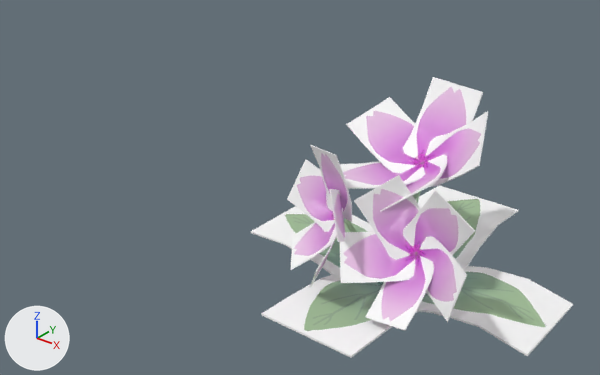
An edit to the FBX model Assets/02_Game/Model/hana_pink.fbx, drawn before and after from the same camera.
Rendered twice from a camera (50 mm lens) standing at (-0.0125, -0.0871, 0.0454) and looking at (-0.0638, -0.023, 0.0057). Lighting does not change. The marker at lower left points along +X, +Y and +Z. Where no turn or scale is listed for an object, it has been applied to the vertices.
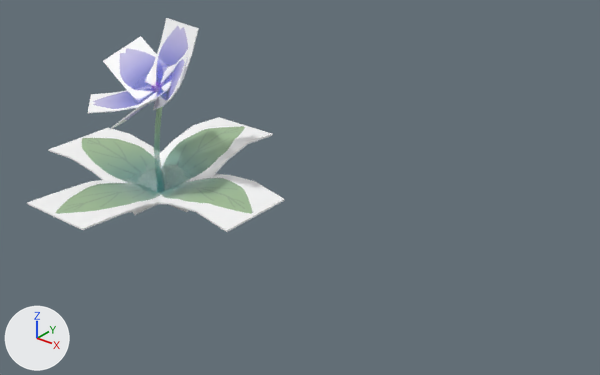
Changed parts and their boxes [x1, y1, x2, y2] in the pictures (600 x 375 px):
'pPlane39', moved: before [412, 266, 573, 356]; after [130, 174, 285, 232]
'pPlane48', moved: before [261, 275, 426, 358]; after [27, 178, 168, 230]
'pPlane46', moved: before [378, 185, 518, 316]; after [137, 117, 273, 212]
'pPlane47', moved: before [251, 204, 425, 295]; after [48, 128, 188, 215]
'pPlane45', recoloured, moved: before [346, 97, 443, 177]; after [103, 36, 176, 102]
'pPlane41', recoloured, moved: before [400, 77, 483, 167]; after [144, 18, 199, 93]
'pPlane44.001', deleted: before [340, 229, 416, 283]
'pPlane42', recoloured, moved: before [423, 111, 488, 187]; after [153, 44, 191, 110]
'pPlane45.001', deleted: before [354, 175, 432, 264]
'pPlane43.001', deleted: before [365, 254, 437, 331]
'pPlane44', recoloured, moved: before [340, 155, 428, 189]; after [87, 84, 157, 113]
'pPlane41.001', deleted: before [400, 190, 475, 270]
'pPlane42.001', deleted: before [414, 232, 467, 322]
'pPlane45.002', deleted: before [287, 159, 347, 236]
'pPlane44.002', deleted: before [290, 210, 337, 270]
'pPlane41.002', deleted: before [310, 145, 352, 222]
'pPlane43', recoloured, moved: before [380, 151, 448, 212]; after [109, 79, 174, 130]
'pPlane42.002', deleted: before [329, 189, 345, 242]
'pCylinder18', moved: before [403, 166, 428, 229]; after [154, 91, 164, 145]
'pSphere2', moved: before [413, 152, 433, 171]; after [152, 80, 166, 96]
'pPlane43.002', deleted: before [310, 208, 343, 288]
'pSphere2.001', deleted: before [409, 243, 426, 261]
'pCylinder18.002', deleted: before [342, 217, 357, 232]
'pCylinder18.001', deleted: before [402, 250, 422, 269]
'pSphere2.002', deleted: before [341, 208, 345, 223]

The edits, one by one:
Picture 'hana_blue.png' (img_hana_blue_png) is new.
Material 'hna_04' (mat_hna_04) is new.
Uses the picture img_hana_blue_png.
me_mesh_009 has 16 vertices, 14 faces and spans x -0.439..0.439, y 0.017..0.729, z -0.457..-0.007.
me_mesh_009 no longer uses material mat_hana_03.
me_mesh_009 now uses material mat_hna_04.
me_mesh_008 has 16 vertices, 14 faces and spans x -0.439..0.439, y 0.017..0.729, z -0.457..-0.007.
me_mesh_008 no longer uses material mat_hana_03.
me_mesh_008 now uses material mat_hna_04.
me_mesh_005 has 16 vertices, 14 faces and spans x -0.439..0.439, y 0.017..0.729, z -0.457..-0.007.
me_mesh_005 no longer uses material mat_hana_03.
me_mesh_005 now uses material mat_hna_04.
me_mesh_010 has 16 vertices, 14 faces and spans x -0.439..0.439, y 0.017..0.729, z -0.457..-0.007.
me_mesh_010 no longer uses material mat_hana_03.
me_mesh_010 now uses material mat_hna_04.
me_mesh_004 has 16 vertices, 14 faces and spans x -0.439..0.439, y 0.017..0.729, z -0.457..-0.007.
me_mesh_004 no longer uses material mat_hana_03.
me_mesh_004 now uses material mat_hna_04.
Object 'pPlane41.002' (ob_pplane41_002) is deleted.
Object 'pPlane43.001' (ob_pplane43_001) is deleted.
Object 'pSphere2.002' (ob_psphere2_002) is deleted.
In object 'pPlane41' (ob_pplane41), parent goes from ob_group24 to ob_hana3.
Object 'pPlane41' (ob_pplane41) moves from (0.0374, 1.453, -0.112) to (0.0632, 0.381, -0.0217).
Object 'pPlane47' (ob_pplane47) moves from (-0.0497, -0.02412, -0.00248) to (-0.08528, -0.02412, -0.00248).
In object 'pPlane44' (ob_pplane44), parent goes from ob_group24 to ob_hana3.
Object 'pPlane44' (ob_pplane44) moves from (0.0374, 1.453, -0.112) to (0.0632, 0.381, -0.0217).
Object 'pPlane44.002' (ob_pplane44_002) is deleted.
In object 'pCylinder18' (ob_pcylinder18), parent goes from ob_group24 to ob_hana3.
Object 'pCylinder18' (ob_pcylinder18) moves from (-0.061, 0.3, -0.0907) to (-0.0351, -0.772, 0.0).
In object 'pPlane43' (ob_pplane43), parent goes from ob_group24 to ob_hana3.
Object 'pPlane43' (ob_pplane43) moves from (0.0374, 1.453, -0.112) to (0.0632, 0.381, -0.0217).
Object 'pPlane46' (ob_pplane46) moves from (-0.0497, -0.02412, -0.00248) to (-0.08528, -0.02412, -0.00248).
In object 'pSphere2' (ob_psphere2), parent goes from ob_group24 to ob_hana3.
Object 'pSphere2' (ob_psphere2) moves from (0.0298, 1.464, -0.123) to (0.0557, 0.393, -0.0323).
Object 'pSphere2.001' (ob_psphere2_001) is deleted.
Object 'pCylinder18.002' (ob_pcylinder18_002) is deleted.
Object 'pPlane41.001' (ob_pplane41_001) is deleted.
Object 'pPlane42.002' (ob_pplane42_002) is deleted.
Object 'pPlane48' (ob_pplane48) moves from (-0.0497, -0.02412, -0.00248) to (-0.08528, -0.02412, -0.00248).
Object 'pPlane39' (ob_pplane39) moves from (-0.0497, -0.02412, -0.00248) to (-0.08528, -0.02412, -0.00248).
In object 'pPlane45' (ob_pplane45), parent goes from ob_group24 to ob_hana3.
Object 'pPlane45' (ob_pplane45) moves from (0.0374, 1.453, -0.112) to (0.0632, 0.381, -0.0217).
In object 'pPlane42' (ob_pplane42), parent goes from ob_group24 to ob_hana3.
Object 'pPlane42' (ob_pplane42) moves from (0.0374, 1.453, -0.112) to (0.0632, 0.381, -0.0217).
Object 'pPlane43.002' (ob_pplane43_002) is deleted.
Object 'pPlane45.002' (ob_pplane45_002) is deleted.
Object 'pCylinder18.001' (ob_pcylinder18_001) is deleted.
Object 'pPlane45.001' (ob_pplane45_001) is deleted.
Object 'pPlane44.001' (ob_pplane44_001) is deleted.
Object 'pPlane42.001' (ob_pplane42_001) is deleted.
Object 'hana3' (ob_hana3) is new.
Its parent is ob_hana.
Its location is (-8.528, 0.887, 2.412).
